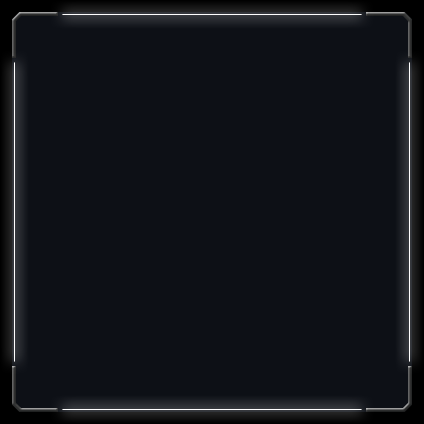
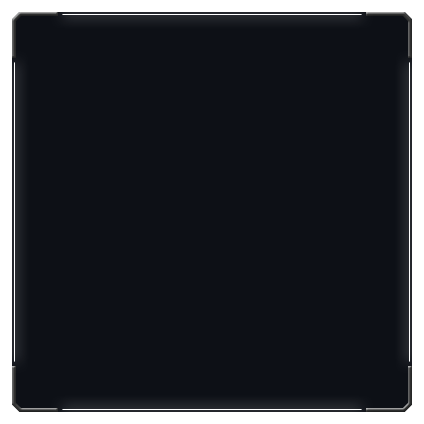
Layered file, before and after one edit (424×424). Changes by layer:
removed layer "Top-Left" from group "Divided for 6-patch" over [0, 0, 80, 80]
removed layer "Top-Right" from group "Divided for 6-patch" over [344, 0, 424, 80]
removed layer "Bottom-Right" from group "Divided for 6-patch" over [344, 344, 424, 424]
removed layer "Bottom-Left" from group "Divided for 6-patch" over [0, 344, 80, 424]
removed layer "Left/Right-Stretch" from group "Divided for 6-patch" over [0, 80, 27, 82]
removed layer "Top/Bottom Stretch" from group "Divided for 6-patch" over [80, 0, 82, 27]
removed layer "Flattened copy" from group "Divided for 6-patch" over [0, 0, 424, 424]
added group "Random" with 1 layers in group "Divided for 6-patch" over [0, 0, 424, 424]
added layer "Base" (1st of 2, in "Divided for 6-patch" › "Random") in group "Random" over [0, 0, 424, 424]
hid "Black Background" over [0, 0, 424, 424]
